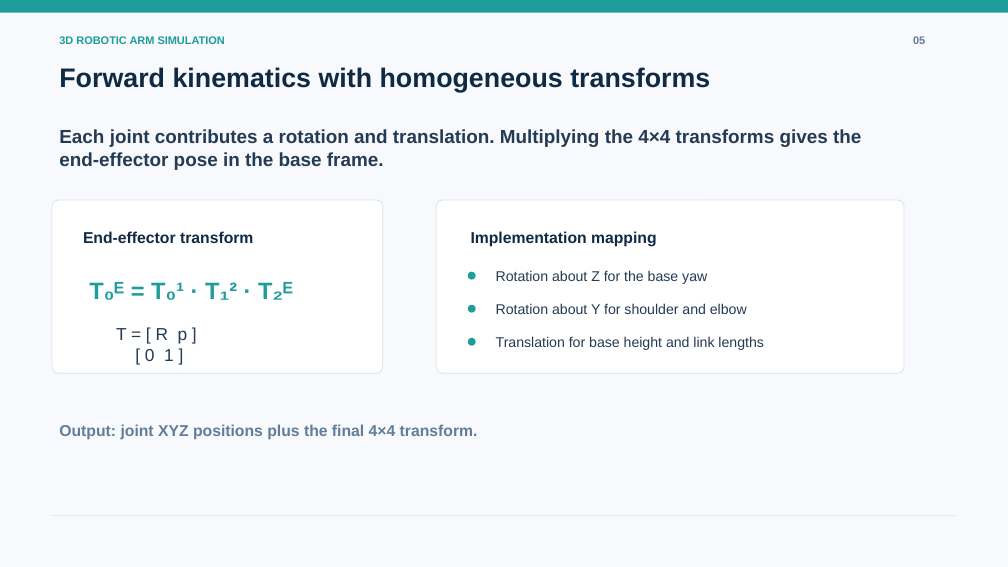
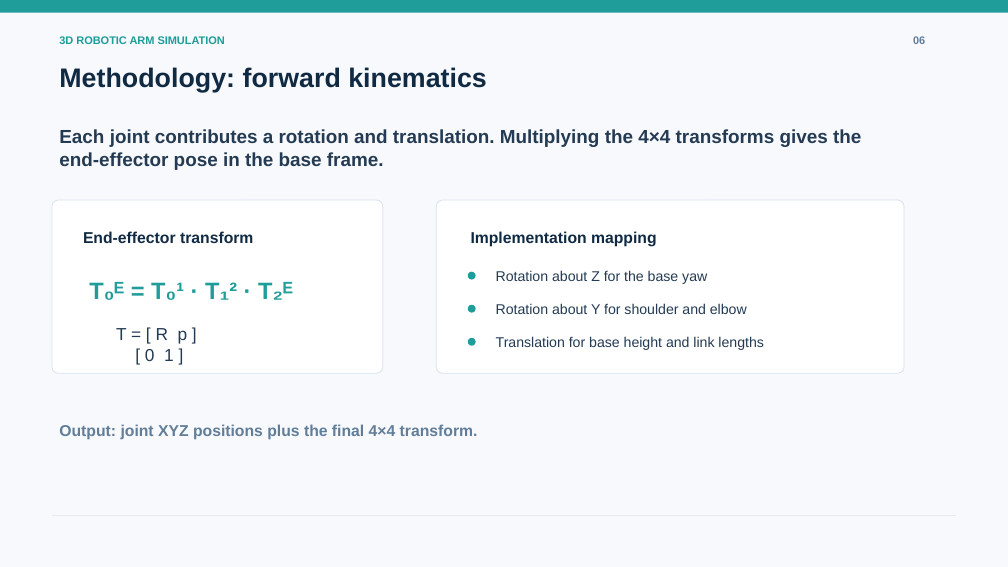
Before and after one commit to shubham01651/Robotic-arm-simulation, a slide deck: slide 6 of presentation/3d_robotic_arm_simulation.pptx (slide 5 before the commit). Drawn at 1008x567 pixels with LibreOffice and Linux fonts; fonts in the diff are those of the drawing. Boxes give left, top, right and bottom in pixels: in the first picture for what was removed or moved away, otherwise in the second. Text is boxed around its words. In the diff, an @@ line names an element or a change of style, - is before the commit and + after.

```diff
--- a/presentation/3d_robotic_arm_simulation.pptx
+++ b/presentation/3d_robotic_arm_simulation.pptx
@@ text at (59, 67, 487, 92): text changed @@
-Forward kinematics with homogeneous transforms
+Methodology: forward kinematics
```
Also in this commit, not shown: 8 other slides changed, 1 slide added.
